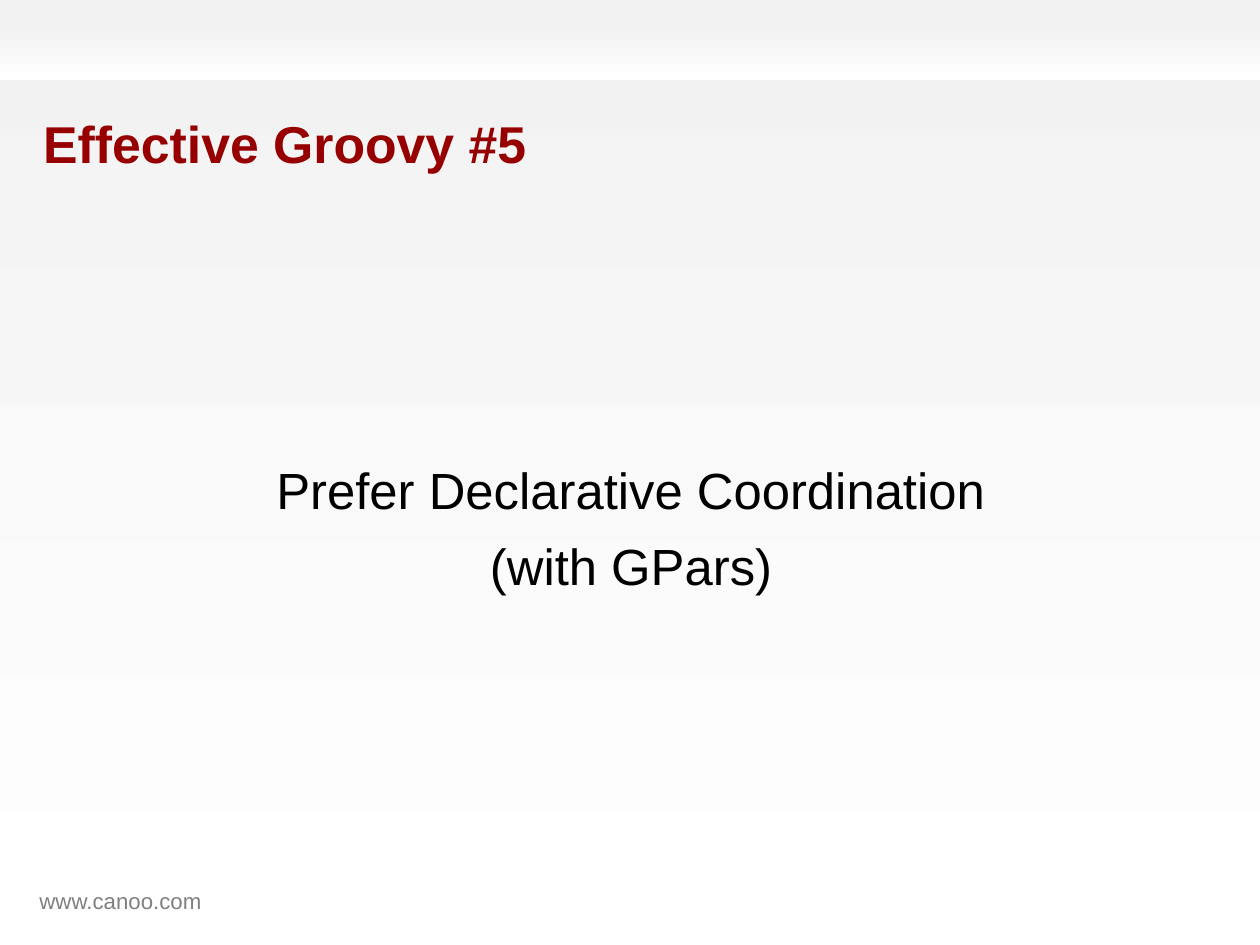
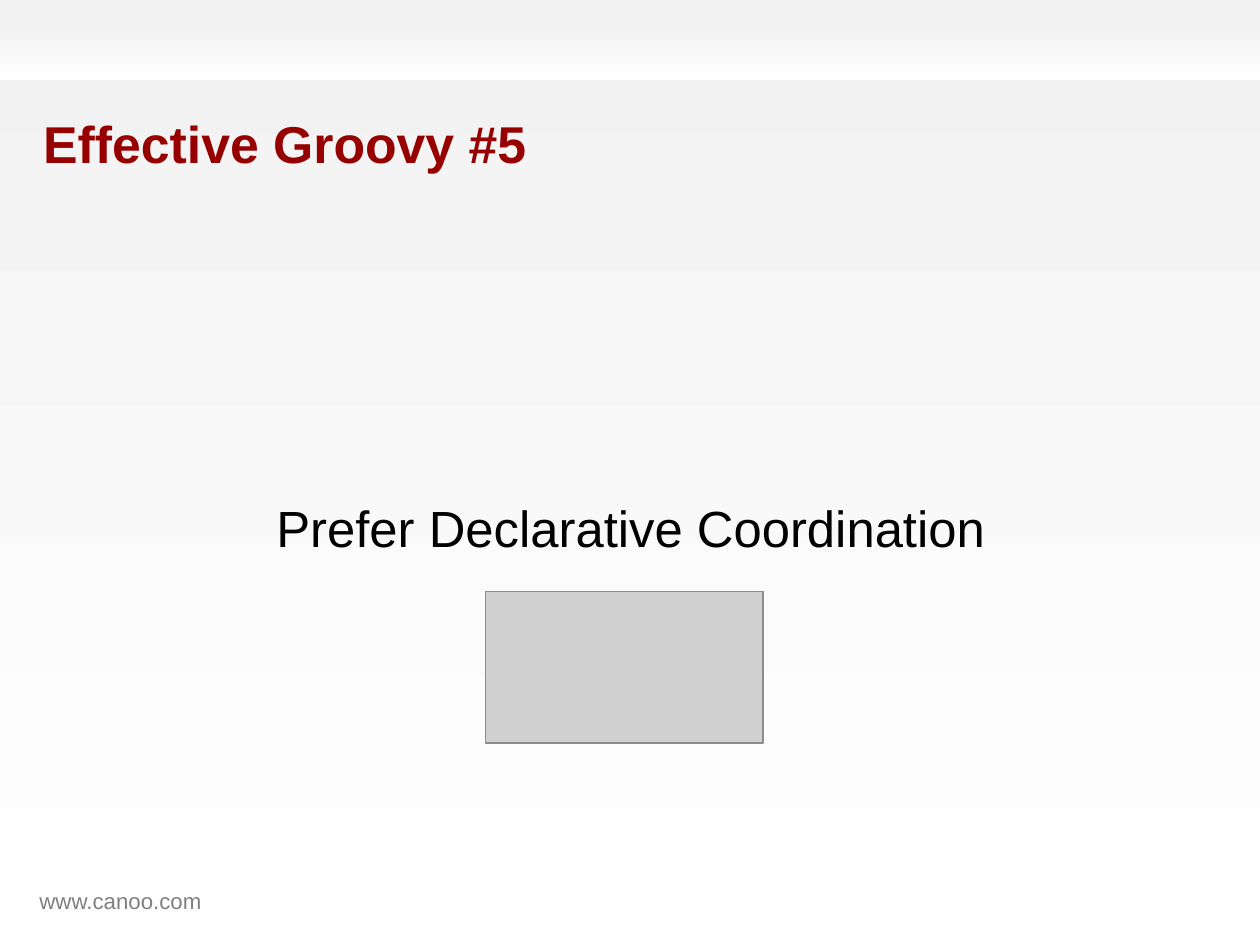
Before and after one commit to HamletDRC/presentations, a slide deck: slide 101 of effectivegroovy/effectivegroovy_gr82011.odp (slide 50 before the commit). Drawn at 1260x945 pixels with LibreOffice and Linux fonts; fonts in the diff are those of the drawing; grey boxes stand for pictures; background and template pictures are left out. Boxes give left, top, right and bottom in pixels: in the first picture for what was removed or moved away, otherwise in the second. Text is boxed around its words. In the diff, an @@ line names an element or a change of style, - is before the commit and + after.

Commit message:
big changes to effective groovy before gr8 conf

```diff
--- a/effectivegroovy/effectivegroovy_gr82011.odp
+++ b/effectivegroovy/effectivegroovy_gr82011.odp
@@ subtitle at box(490, 548, 772, 596): paragraph removed @@
-(with GPars)
@@ picture added at box(486, 592, 764, 743) @@
```
Also in this commit, not shown: 6 other slides changed, 49 slides added, 2 slides removed, 7 other files.
